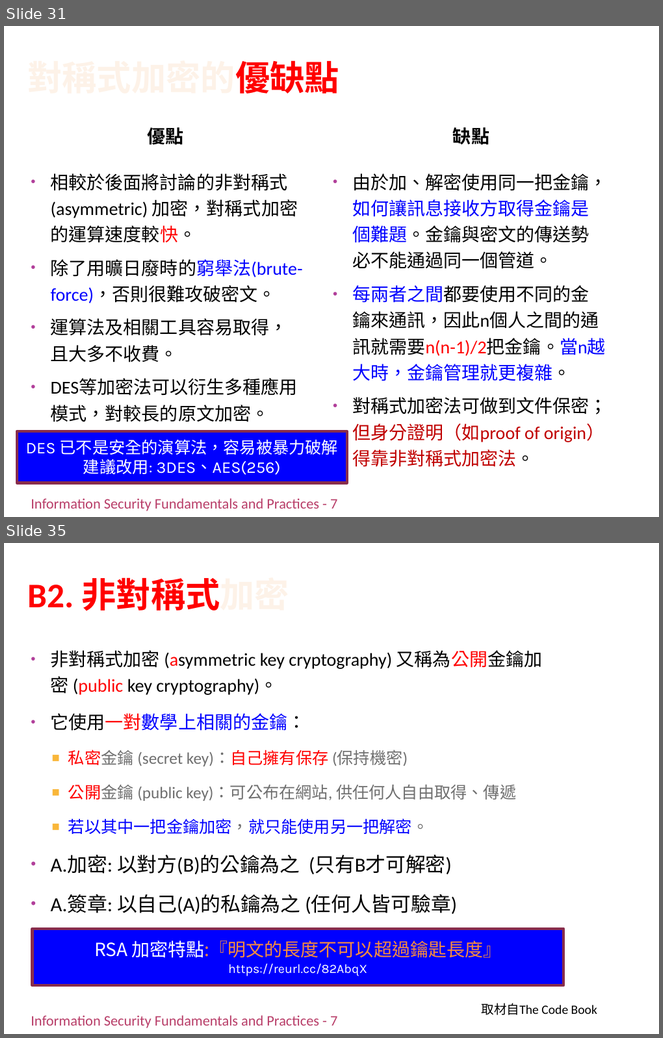
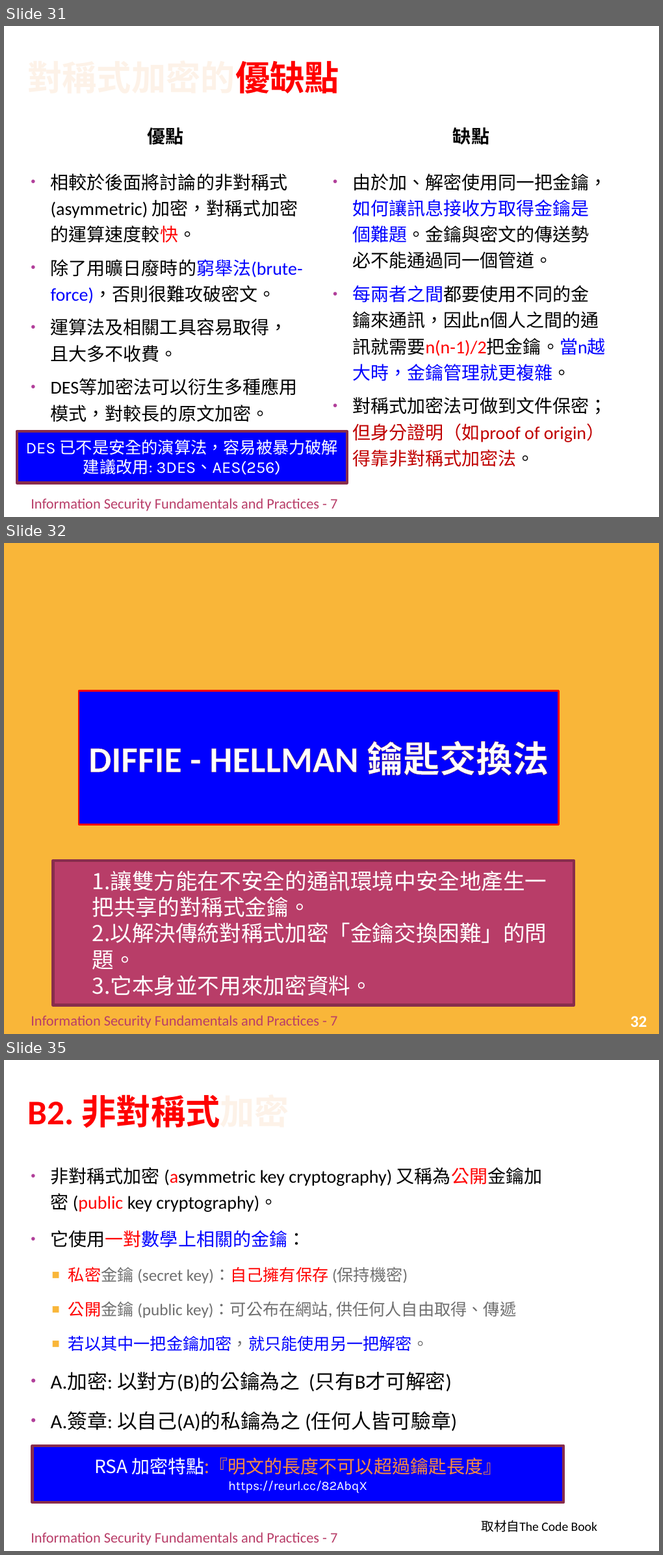
Before and after one commit to chih-chengwu/Information-Security-Markdown, a slide deck: 正本/Ch6_基礎密碼學(潘天佑的第7章).pptx. Shown one above the other, each under a label of ours: slides 31 and 35 before the commit, slides 31, 32 and 35 after it; the slides between them are not shown. The pictures are 663x1038 and 663x1555 pixels, drawn with LibreOffice and Linux fonts; fonts in the diff are those of the drawing; background and template pictures are left out. Boxes give left, top, right and bottom in pixels: in the first picture for what was removed or moved away, otherwise in the second. Text is boxed around its words. In the diff, an @@ line names an element or a change of style, - is before the commit and + after.

```diff
--- a/正本/Ch6_基礎密碼學(潘天佑的第7章).pptx
+++ b/正本/Ch6_基礎密碼學(潘天佑的第7章).pptx
@@ slide 32 added at bbox=[4, 543, 659, 1034], background #F9B639; not listed: 2 template elements that a slide beside it also shows @@
@@ title added at bbox=[79, 691, 558, 824], fill #0000FF, outline #FF0000 2 pt, 40 pt, text #FFFFFF, bold @@
+DIFFIE - HELLMAN 鑰匙交換法
@@ rectangle added at bbox=[53, 861, 574, 1005], fill #B83D68, outline #882D4D 3.15 pt, 24 pt, text #FFFFFF @@
+  1.讓雙方能在不安全的通訊環境中安全地產生一把共享的對稱式金鑰。
+  2.以解決傳統對稱式加密「金鑰交換困難」的問題。
+  3.它本身並不用來加密資料。
```
Also in this commit, not shown: 19 slides changed, 1 other slide added, 2 slides removed, 5 other files.
